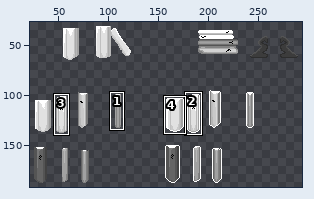
File history of a sprite sheet, Assets/Resources/Sprites/Items/Books and Accessorise.png. The picture above shows the old version from afar; the outline marks the close-up.
Close-up. Old version:
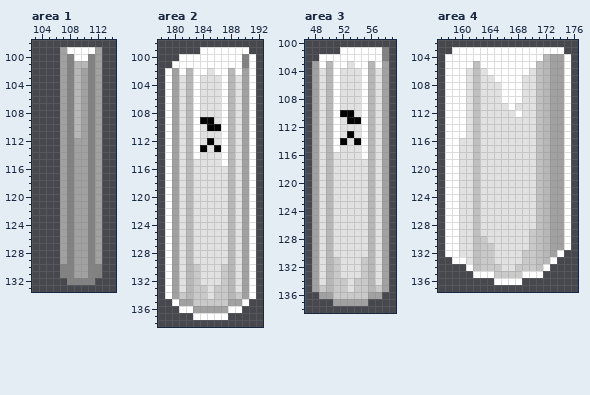
The file is 480x270 pixels. Colours within 5 levels of each other are drawn and written as one. Shown: area 1: x 103..114, y 98..133; area 2: x 178..192, y 98..138; area 3: x 47..59, y 100..138; area 4: x 157..176, y 102..137. The wide view leaves out empty margins. The commit also changed other parts of the picture, which this record leaves out.
Now the later version:
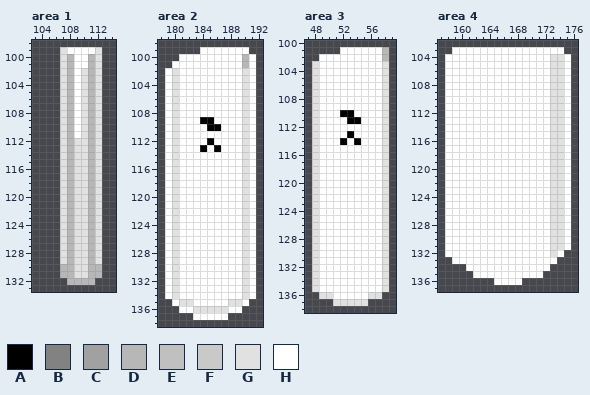
Palette (. is transparent): A #000000  B #828282  C #a1a1a1  D #b7b7b7  E #c0c0c0  F #c9c9c9  G #e1e1e1  H #ffffff
Changes in this commit:
--- area 1
@@ x 103..114 @@
  98 ............
- 99 ....CHHHHC..
-100 ....CBHHBC..
-101 ....CBDDBC..
-102 ....CBDCBC..
-103 ....CBDCBC..
-104 ....CBDCBC..
-105 ....CBDCBC..
-106 ....CBDCBC..
-107 ....CBDCBC..
-108 ....CBDCBC..
-109 ....CBDCBC..
-110 ....CBDCBC..
-111 ....CBDCBC..
-112 ....CBCCBC..
-113 ....CBCCBC..
-114 ....CBCCBC..
-115 ....CBCCBC..
-116 ....CBCCBC..
-117 ....CBCCBC..
-118 ....CBCCBC..
-119 ....CBCCBC..
-120 ....CBCCBC..
-121 ....CBCCBC..
-122 ....CBCCBC..
-123 ....CBCCBC..
-124 ....CBCCBC..
-125 ....CBCCBC..
-126 ....CBCCBC..
-127 ....CBCCBC..
-128 ....CBCCBC..
-129 ....CBCCBC..
-130 ....BBCCBB..
-131 ....BBCCBB..
-132 .....BBBB...
+ 99 ....GHHHHG..
+100 ....GDHHDG..
+101 ....GDHHDG..
+102 ....GDHGDG..
+103 ....GDHGDG..
+104 ....GDHGDG..
+105 ....GDHGDG..
+106 ....GDHGDG..
+107 ....GDHGDG..
+108 ....GDHGDG..
+109 ....GDHGDG..
+110 ....GDHGDG..
+111 ....GDHGDG..
+112 ....GDGGDG..
+113 ....GDGGDG..
+114 ....GDGGDG..
+115 ....GDGGDG..
+116 ....GDGGDG..
+117 ....GDGGDG..
+118 ....GDGGDG..
+119 ....GDGGDG..
+120 ....GDGGDG..
+121 ....GDGGDG..
+122 ....GDGGDG..
+123 ....GDGGDG..
+124 ....GDGGDG..
+125 ....GDGGDG..
+126 ....GDGGDG..
+127 ....GDGGDG..
+128 ....GDGGDG..
+129 ....GDGGDG..
+130 ....DDGGDD..
+131 ....DDGGDD..
+132 .....DDDD...
 133 ............
--- area 2
@@ x 178..192 @@
  99 ......HHHHHHH..
-100 ...HHHHHHHHHBH.
-101 ..HHHHHHHHHHBH.
-102 .HCHDHHGHHDHCH.
-103 .HCGDHGGGHDGCH.
-104 .HCGDHGGGHDGCH.
-105 .HCGDHGGGHDGCH.
-106 .HCGDHGGGHDGCH.
-107 .HCGDHGGGHDGCH.
-108 .HCGDHGGGHDGCH.
-109 .HCGDHAAGHDGCH.
-110 .HCGDHGAAHDGCH.
-111 .HCGDHGGGHDGCH.
-112 .HCGDHGAGHDGCH.
-113 .HCGDHAGAHDGCH.
-114 .HCGDHGGGHDGCH.
-115 .HCGDGGGGHDGCH.
-116 .HCGDGGGGGDGCH.
-117 .HCGDGGGGGDGCH.
-118 .HCGDGGGGGDGCH.
-119 .HCGDGGGGGDGCH.
-120 .HCGDGGGGGDGCH.
-121 .HCGDGGGGGDGCH.
-122 .HCGDGGGGGDGCH.
-123 .HCGDGGGGGDGCH.
-124 .HCGDGGGGGDGCH.
-125 .HCGDGGGGGDGCH.
-126 .HCGDGGGGGDGCH.
-127 .HCGDGGGGGDGCH.
-128 .HCGDGGGGGDGCH.
-129 .HCGDGGGGGDGCH.
-130 .HCGDFGGGFDGCH.
-131 .HCGDFGGGFDGCH.
-132 .HCGDFGGGFDGCH.
-133 .HCGDFFGFFDGCH.
-134 .HCFDFFGFFDFCH.
-135 ..HCCFFFFFCCH..
-136 ...HHCCCCCHH...
+100 ...HHHHHHHHHDH.
+101 ..HHHHHHHHHHDH.
+102 .HGHHHHHHHHHGH.
+103 .HGHHHHHHHHHGH.
+104 .HGHHHHHHHHHGH.
+105 .HGHHHHHHHHHGH.
+106 .HGHHHHHHHHHGH.
+107 .HGHHHHHHHHHGH.
+108 .HGHHHHHHHHHGH.
+109 .HGHHHAAHHHHGH.
+110 .HGHHHHAAHHHGH.
+111 .HGHHHHHHHHHGH.
+112 .HGHHHHAHHHHGH.
+113 .HGHHHAHAHHHGH.
+114 .HGHHHHHHHHHGH.
+115 .HGHHHHHHHHHGH.
+116 .HGHHHHHHHHHGH.
+117 .HGHHHHHHHHHGH.
+118 .HGHHHHHHHHHGH.
+119 .HGHHHHHHHHHGH.
+120 .HGHHHHHHHHHGH.
+121 .HGHHHHHHHHHGH.
+122 .HGHHHHHHHHHGH.
+123 .HGHHHHHHHHHGH.
+124 .HGHHHHHHHHHGH.
+125 .HGHHHHHHHHHGH.
+126 .HGHHHHHHHHHGH.
+127 .HGHHHHHHHHHGH.
+128 .HGHHHHHHHHHGH.
+129 .HGHHHHHHHHHGH.
+130 .HGHHHHHHHHHGH.
+131 .HGHHHHHHHHHGH.
+132 .HGHHHHHHHHHGH.
+133 .HGHHHHHHHHHGH.
+134 .HGHHHHHHHHHGH.
+135 ..HGGHHHHHGGH..
+136 ...HHGGGGGHH...
 137 .....HHHHH.....
--- area 3
@@ x 47..59 @@
 100 .............
-101 .....HHHHHHB.
-102 ..HHHHHHHHHB.
-103 .CHDHHGHHDHC.
-104 .CGDHGGGHDGC.
-105 .CGDHGGGHDGC.
-106 .CGDHGGGHDGC.
-107 .CGDHGGGHDGC.
-108 .CGDHGGGHDGC.
-109 .CGDHGGGHDGC.
-110 .CGDHAAGHDGC.
-111 .CGDHGAAHDGC.
-112 .CGDHGGGHDGC.
-113 .CGDHGAGHDGC.
-114 .CGDHAGAHDGC.
-115 .CGDHGGGHDGC.
-116 .CGDGGGGHDGC.
-117 .CGDGGGGGDGC.
-118 .CGDGGGGGDGC.
-119 .CGDGGGGGDGC.
-120 .CGDGGGGGDGC.
-121 .CGDGGGGGDGC.
-122 .CGDGGGGGDGC.
-123 .CGDGGGGGDGC.
-124 .CGDGGGGGDGC.
-125 .CGDGGGGGDGC.
-126 .CGDGGGGGDGC.
-127 .CGDGGGGGDGC.
-128 .CGDGGGGGDGC.
-129 .CGDGGGGGDGC.
-130 .CGDGGGGGDGC.
-131 .CGDFGGGFDGC.
-132 .CGDFGGGFDGC.
-133 .CGDFGGGFDGC.
-134 .CGDFFGFFDGC.
-135 .CFDFFGFFDFC.
-136 ..CCFFFFFCC..
-137 ....CCCCC....
+101 .....HHHHHHD.
+102 ..HHHHHHHHHD.
+103 .GHHHHHHHHHG.
+104 .GHHHHHHHHHG.
+105 .GHHHHHHHHHG.
+106 .GHHHHHHHHHG.
+107 .GHHHHHHHHHG.
+108 .GHHHHHHHHHG.
+109 .GHHHHHHHHHG.
+110 .GHHHAAHHHHG.
+111 .GHHHHAAHHHG.
+112 .GHHHHHHHHHG.
+113 .GHHHHAHHHHG.
+114 .GHHHAHAHHHG.
+115 .GHHHHHHHHHG.
+116 .GHHHHHHHHHG.
+117 .GHHHHHHHHHG.
+118 .GHHHHHHHHHG.
+119 .GHHHHHHHHHG.
+120 .GHHHHHHHHHG.
+121 .GHHHHHHHHHG.
+122 .GHHHHHHHHHG.
+123 .GHHHHHHHHHG.
+124 .GHHHHHHHHHG.
+125 .GHHHHHHHHHG.
+126 .GHHHHHHHHHG.
+127 .GHHHHHHHHHG.
+128 .GHHHHHHHHHG.
+129 .GHHHHHHHHHG.
+130 .GHHHHHHHHHG.
+131 .GHHHHHHHHHG.
+132 .GHHHHHHHHHG.
+133 .GHHHHHHHHHG.
+134 .GHHHHHHHHHG.
+135 .GHHHHHHHHHG.
+136 ..GGHHHHHGG..
+137 ....GGGGG....
 138 .............
--- area 4
@@ x 157..176 @@
 103 ..HHHHHHHHHHHHHHHH..
-104 .HHHHHHHHHHHHHHDCCH.
-105 .HHHHEHHHHHHHHEDCCH.
-106 .HHHGEGHHHHHHGEDCCH.
-107 .HHHGEGGHHHHGGEDCCH.
-108 .HHHGEGGGHHHGGEDCCH.
-109 .HHHGEGGGHHHGGEDCCH.
-110 .HHHGEGGGHHHGGEDCCH.
-111 .HHHGEGGGGHGGGEDCCH.
-112 .HHHGEGGGGGHGGEDCCH.
-113 .HHHGEGGGGGGGGEDCCH.
-114 .HHHGEGGGGGGGGEDCCH.
-115 .HHHGEGGGGGGGGEDCCH.
-116 .HHGGEGGGGGGGGEDCCH.
-117 .HHGGEGGGGGGGGEDCCH.
-118 .HHGGEGGGGGGGGEDCCH.
-119 .HHGGEGGGGGGGGEDCCH.
-120 .HHGGEGGGGGGGGEDCCH.
-121 .HHGGEGGGGGGGGEDCCH.
-122 .HHGGEGGGGGGGGEDCCH.
-123 .HHGGEGGGGGGGGEDCCH.
-124 .HHGGEGGGGGGGGEDCCH.
-125 .HHGGEGGGGGGGGEDCCH.
-126 .HHGGEGGGGGGGGEDCCH.
-127 .HHGGEGGGGGGGGEDCCH.
-128 .HHGGEGGGGGGGGEDCCH.
-129 .HHGGEGGGGGGGFEDCCH.
-130 .HHGGEFGGGGGGFEDCCH.
-131 .HHGGEFFGGGGGFEDCCH.
-132 .HHGGEFFGGGGFFEDCH..
-133 ..HHGEFFGGGGFFEDH...
-134 ....HEFFFGGFFFEH....
-135 .....HHHFFFFHHH.....
+104 .HHHHHHHHHHHHHHHGGH.
+105 .HHHHHHHHHHHHHHHGGH.
+106 .HHHHHHHHHHHHHHHGGH.
+107 .HHHHHHHHHHHHHHHGGH.
+108 .HHHHHHHHHHHHHHHGGH.
+109 .HHHHHHHHHHHHHHHGGH.
+110 .HHHHHHHHHHHHHHHGGH.
+111 .HHHHHHHHHHHHHHHGGH.
+112 .HHHHHHHHHHHHHHHGGH.
+113 .HHHHHHHHHHHHHHHGGH.
+114 .HHHHHHHHHHHHHHHGGH.
+115 .HHHHHHHHHHHHHHHGGH.
+116 .HHHHHHHHHHHHHHHGGH.
+117 .HHHHHHHHHHHHHHHGGH.
+118 .HHHHHHHHHHHHHHHGGH.
+119 .HHHHHHHHHHHHHHHGGH.
+120 .HHHHHHHHHHHHHHHGGH.
+121 .HHHHHHHHHHHHHHHGGH.
+122 .HHHHHHHHHHHHHHHGGH.
+123 .HHHHHHHHHHHHHHHGGH.
+124 .HHHHHHHHHHHHHHHGGH.
+125 .HHHHHHHHHHHHHHHGGH.
+126 .HHHHHHHHHHHHHHHGGH.
+127 .HHHHHHHHHHHHHHHGGH.
+128 .HHHHHHHHHHHHHHHGGH.
+129 .HHHHHHHHHHHHHHHGGH.
+130 .HHHHHHHHHHHHHHHGGH.
+131 .HHHHHHHHHHHHHHHGGH.
+132 .HHHHHHHHHHHHHHHGH..
+133 ..HHHHHHHHHHHHHHH...
+134 ....HHHHHHHHHHHH....
+135 .....HHHHHHHHHH.....
 136 ........HHHH........
